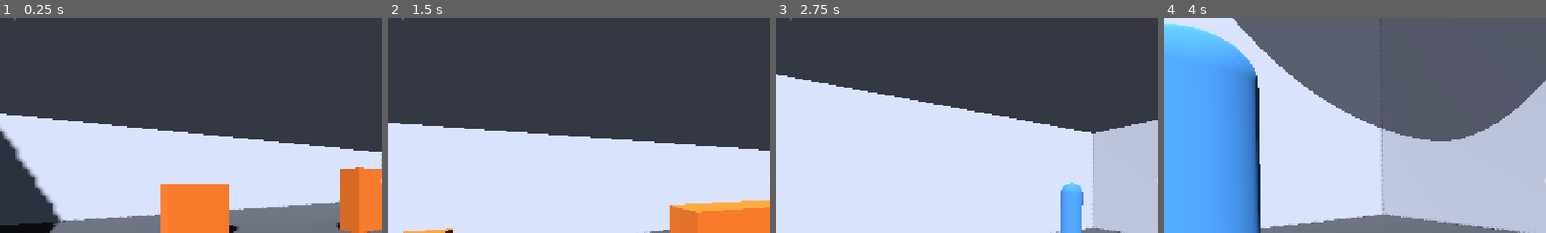
Above: before the commit, frames 1-4 (left to right).
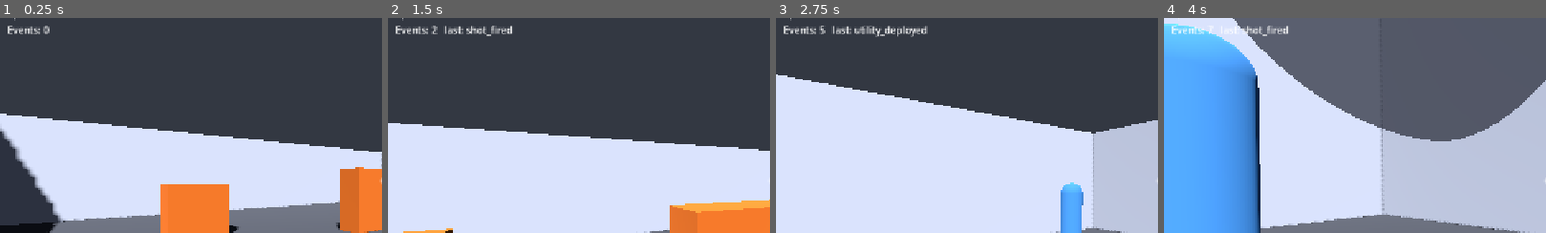
Above: after the commit, the same moments.

Repository: Wonho2007/callout-trainer
Game: Godot game, scene res://scenes/main.tscn
The game is run twice, just before and just after one commit, with the same random seed, the same clock (stepped at 60 frames per second) and the same inputs.
Inputs (mouse positions are % of the whole screen's width and height, from its top left):
- Up to frame 1 (0.25 s): no input
- Up to frame 2 (1.5 s): tap Enter at 0.5 s; move the mouse to (55, 50) at 0.52 s; hold C (defuse) 0.53-1.28 s; hold W (move_forward) from 0.53 s (still down); tap Space (jump) at 0.77 s; click (55, 50) at 0.8 s; move the mouse to (45, 50) at 1.27 s; click (45, 50) at 1.35 s
- Up to frame 3 (2.75 s): keep holding W (move_forward); tap Space (jump) at 1.52 s; tap E (throw_flash) at 1.55 s; move the mouse to (52, 48) at 2.02 s; hold E (throw_flash) from 2.03 s (still down); tap Q (throw_smoke) at 2.3 s
- Up to frame 4 (4 s): keep holding W (move_forward); move the mouse to (49, 52) at 2.77 s; release E (throw_flash) at 2.78 s; tap Q (throw_smoke) at 2.85 s; tap Space (jump) at 3.02, 3.77 s; tap C (defuse) at 3.05 s; move the mouse to (57, 51) at 3.52 s; hold Ctrl (crouch) from 3.53 s (still down); click (57, 51) at 3.8 s
The pictures show only the part of the screen within x 0-50%, y 12-62%; the shares and areas given below are measured in that part.

The runs differ from the first frame. In frame 1, 0.3% of the frame differs, in the area x 2-13%, y 3-8%; in frame 2, 0.7%; in frame 3, 0.9%, in the area x 2-40%, y 3-9%; in frame 4, 0.5%.

Commit message:
Add privileged game-event bus for Person 3's grader (Person 1)
recording/game_events.gd forwards existing gameplay signals into tick-stamped
records (shot, damage, death, utility, defuse, detonation) and exposes
event_recorded/record/get_log/clear. UtilitySystem gains a deployed signal.
main.gd wires the systems to the bus and shows a live event counter.

The record shape {id, tick, type, actor, position, payload} is a PROPOSAL
matching the brief's gameplay-event contract; Person 3 owns the frozen schema.
This is the privileged stream (may carry truth) for recorder/grader only and is
not wired into bot policy.

Verified in Godot 4.4.1: event counter climbs with correct types for fire/
utility/defuse and resets on restart. check_repo passes.

Diff:
--- /dev/null
+++ b/recording/game_events.gd
@@ -0,0 +1,68 @@
+extends Node
+class_name GameEvents
+## Game event bus (Person 1 emitter side; schema owned by Person 3).
+##
+## A PRIVILEGED stream of tick-stamped gameplay events for the recorder and
+## Person 3's grader/debrief. It forwards the loose signals the gameplay systems
+## already emit (shots, damage, death, utility, defuse, detonation) into one
+## structured record each.
+##
+## FAIRNESS BOUNDARY (AGENTS.md, CONTRACTS.md): this is the privileged gameplay
+## stream. Records may carry truth such as world positions. It MUST NOT be wired
+## into bot policy or any policy input path — only perception's privileged
+## recorder and the grader read it. Person 2's bots decide from their own
+## delayed observations, never from this bus.
+##
+## RECORD SHAPE IS A PROPOSAL, not a frozen schema. Person 3 owns shared schemas
+## (docs/TEAM.md); this matches the brief's gameplay-event contract shape
+## {id, tick, type, actor, position, payload} and must be frozen together.
+
+## Emitted for every recorded event. Consumers: privileged recorder / grader.
+signal event_recorded(record: Dictionary)
+
+## Proposed event type strings (coordinate the final set with Person 3).
+const T_SHOT_FIRED := "shot_fired"
+const T_DAMAGE := "damage_dealt"
+const T_DEATH := "actor_died"
+const T_UTILITY := "utility_deployed"
+const T_DEFUSE_START := "defuse_started"
+const T_DEFUSE_STOP := "defuse_stopped"
+const T_DEFUSE_DONE := "spike_defused"
+const T_DETONATED := "spike_detonated"
+
+var _seq: int = 0
+## In-memory log for this run. Person 3 may persist/format it (owns the schema).
+var _log: Array[Dictionary] = []
+
+
+## Current authoritative tick from the physics clock (integer ticks, per
+## CONTRACTS.md). Timestamps can be derived from the configured tick rate.
+func _tick() -> int:
+	return Engine.get_physics_frames()
+
+
+## Record one event. `actor_id` is a stable string id (or "" if none), `pos` is
+## a world position (may be truth — privileged stream), `payload` is extra data.
+func record(type: String, actor_id: String, pos: Vector3, payload: Dictionary = {}) -> void:
+	_seq += 1
+	var rec := {
+		"id": "ev_%d" % _seq,
+		"tick": _tick(),
+		"type": type,
+		"actor": actor_id,
+		"position": [pos.x, pos.y, pos.z],
+		"payload": payload,
+	}
+	_log.append(rec)
+	event_recorded.emit(rec)
+
+
+## The full run log so far (privileged; grader/recorder only).
+func get_log() -> Array[Dictionary]:
+	return _log
+
+
+## Clear the log (e.g. on round restart).
+func clear() -> void:
+	_log.clear()
+	_seq = 0
--- a/scenes/main.gd
+++ b/scenes/main.gd
@@ -9,6 +9,7 @@
 const PlayerScene := preload("res://scenes/player/player.tscn")
 const ActorScene := preload("res://actors/actor_base.tscn")
 const SpikeScript := preload("res://world/spike.gd")
+const GameEventsScript := preload("res://recording/game_events.gd")
 
 @onready var builder = $SandboxBuilder
 @onready var utility: UtilitySystem = $UtilitySystem
@@ -16,10 +17,16 @@
 var _player: ActorBase
 var _target: ActorBase
 var _spike: Spike
+var _events: GameEvents
 var _round_state: String = "active"  # active | defused | detonated | player_down
 
 
 func _ready() -> void:
+	# Privileged event bus for Person 3's grader/recorder (not a policy input).
+	_events = GameEventsScript.new()
+	add_child(_events)
+	utility.deployed.connect(func(ability_id, thrower_id, pos):
+		_events.record(GameEvents.T_UTILITY, thrower_id, pos, {"ability": ability_id}))
 	# The builder builds itself on _ready; ensure it is ready before spawning.
 	await get_tree().process_frame
 	_spawn_player()
@@ -40,10 +47,17 @@
 	# Hold-to-defuse: while alive, in range, and holding the defuse action.
 	if _round_state != "active" or _spike == null or _player == null:
 		return
-	if _player.is_alive and Input.is_action_pressed("defuse") \
-			and _spike.in_range(_player.global_position):
+	var holding := _player.is_alive and Input.is_action_pressed("defuse") \
+			and _spike.in_range(_player.global_position)
+	if holding:
+		var was := _spike.defuse_progress
 		_spike.defuse_step(_player.global_position, delta)
+		if was == 0.0 and _spike.defuse_progress > 0.0:
+			_events.record(GameEvents.T_DEFUSE_START, "player", _spike.global_position, {})
 	else:
+		if _spike.defuse_progress > 0.0:
+			_events.record(GameEvents.T_DEFUSE_STOP, "player", _spike.global_position,
+				{"progress": _spike.defuse_progress})
 		_spike.stop_defuse()
 
 
@@ -72,6 +86,17 @@
 	_player.utility = utility
 	_player.flash_overlay = get_node_or_null("HUD/FlashOverlay")
 	_player.smoke_overlay = get_node_or_null("HUD/SmokeOverlay")
+	# Privileged event records for Person 3's grader (not a policy input path).
+	_player.health.damaged.connect(func(amount, remaining):
+		_events.record(GameEvents.T_DAMAGE, "player", _player.global_position,
+			{"amount": amount, "remaining": remaining}))
+	_player.died.connect(func():
+		_events.record(GameEvents.T_DEATH, "player", _player.global_position, {}))
+	var w := _player.get_node_or_null("Camera3D/Weapon")
+	if w:
+		w.fired.connect(func(from_pos, to_pos, hit):
+			_events.record(GameEvents.T_SHOT_FIRED, "player", from_pos,
+				{"to": [to_pos.x, to_pos.y, to_pos.z], "hit": hit}))
 	if spawn:
 		_player.teleport_to(spawn)
 	else:
@@ -104,10 +129,14 @@
 
 func _on_spike_defused() -> void:
 	_round_state = "defused"
+	if _events and _spike:
+		_events.record(GameEvents.T_DEFUSE_DONE, "player", _spike.global_position, {})
 
 
 func _on_spike_detonated() -> void:
 	_round_state = "detonated"
+	if _events and _spike:
+		_events.record(GameEvents.T_DETONATED, "", _spike.global_position, {})
 
 
 func _on_player_died() -> void:
@@ -132,6 +161,8 @@
 		if pos != null:
 			_spike.global_position = pos as Vector3
 		_spike.reset()
+	if _events:
+		_events.clear()
 	_round_state = "active"
 
 
@@ -143,6 +174,7 @@
 
 func _update_status() -> void:
 	_update_round_label()
+	_update_events_label()
 	var label := get_node_or_null("HUD/Status")
 	if label == null or _player == null:
 		return
@@ -179,3 +211,14 @@
 				label.text = "Spike: %4.1fs   Defuse: %d%%%s" % [_spike.time_left, pct, dz]
 			else:
 				label.text = ""
+
+
+func _update_events_label() -> void:
+	var label := get_node_or_null("HUD/Events")
+	if label == null or _events == null:
+		return
+	var events_log := _events.get_log()
+	var last := ""
+	if events_log.size() > 0:
+		last = "   last: %s" % events_log[events_log.size() - 1]["type"]
+	label.text = "Events: %d%s" % [events_log.size(), last]
--- a/scenes/main.tscn
+++ b/scenes/main.tscn
@@ -43,6 +43,13 @@
 offset_bottom = 96.0
 text = "Spike: --"
 
+[node name="Events" type="Label" parent="HUD"]
+offset_left = 12.0
+offset_top = 96.0
+offset_right = 900.0
+offset_bottom = 124.0
+text = "Events: 0"
+
 [node name="Crosshair" type="Label" parent="HUD"]
 anchors_preset = 8
 anchor_left = 0.5
--- a/utility/utility_system.gd
+++ b/utility/utility_system.gd
@@ -9,6 +9,10 @@
 
 const SmokeScript := preload("res://utility/smoke.gd")
 const FlashScript := preload("res://utility/flash.gd")
+
+## Emitted when utility is deployed, for the privileged recorder/grader (not a
+## policy input). Carries the ability id, thrower id and world position.
+signal deployed(ability_id: String, thrower_id: String, position: Vector3)
 
 @export_file("*.json") var definitions_path: String = "res://utility/abilities.json"
 
@@ -54,6 +58,7 @@
 	smoke.deploy(start_center, settle_center)
 	_smokes.append(smoke)
 	smoke.expired.connect(func(): _smokes.erase(smoke))
+	deployed.emit("smoke", "player", settle_center)
 	return smoke
 
 
@@ -81,6 +86,7 @@
 	flash.throw(from, velocity)
 	_flashes.append(flash)
 	flash.expired.connect(func(): _flashes.erase(flash))
+	deployed.emit("flash", "player", from)
 	return flash
 
 
Not shown, added: recording/game_events.gd.uid
Not shown, changed: docs/HANDOFFS.md
